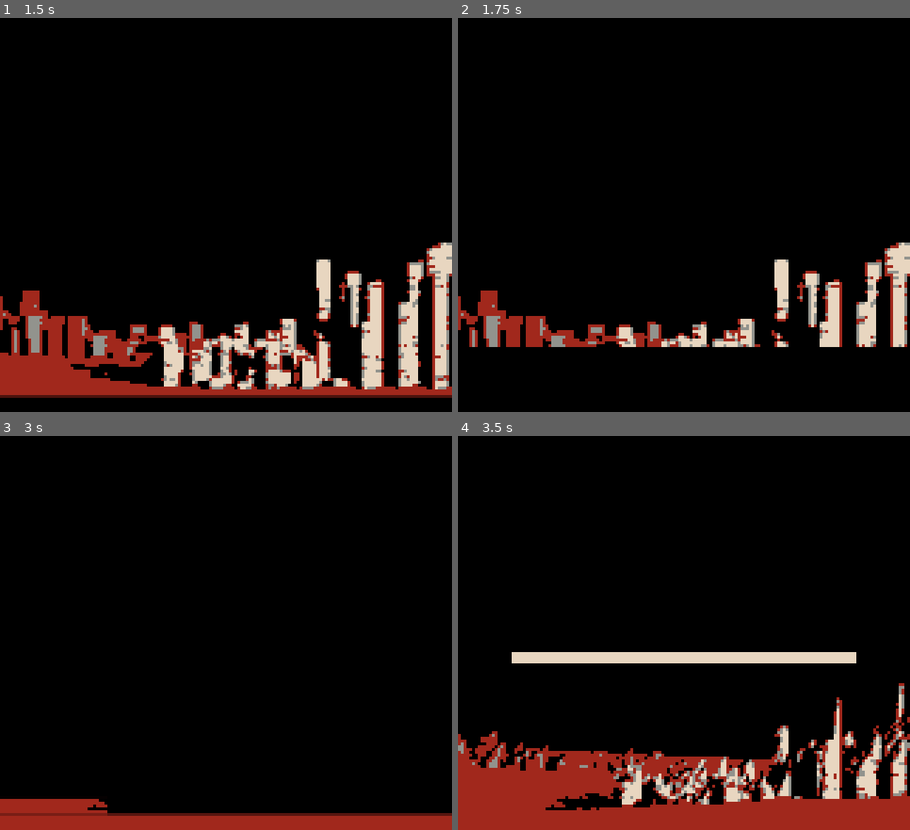
Above: before the commit, frames 1-4 (two rows, left to right).
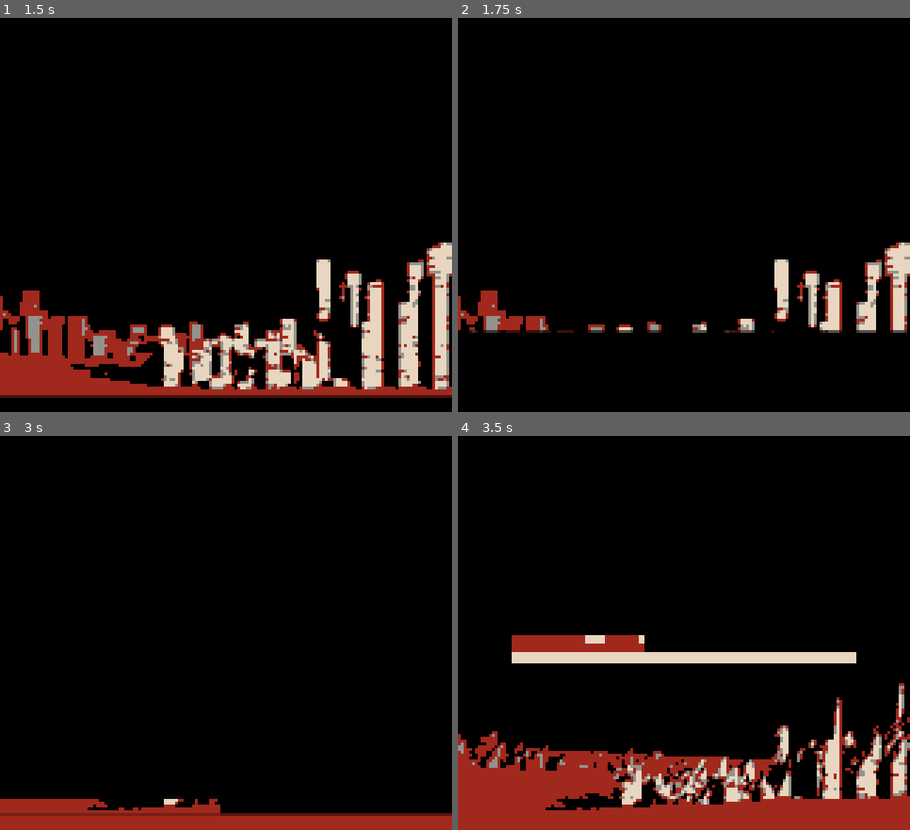
Above: after the commit, the same moments.

Repository: Arsen-PhylJoy/GBJam-11-BCPSW
Game: Godot game, scene res://game/the_game.tscn
The game is run twice, just before and just after one commit, with the same random seed, the same clock (stepped at 60 frames per second) and the same inputs.
Inputs:
- Up to frame 1 (1.5 s): tap Enter (start) at 0.5, 1.25 s; hold Right (dpad_right) 0.53-1.28 s; tap Z (a) at 0.6 s; tap X (b) at 0.8, 1.35 s; hold Left (dpad_left) from 1.28 s (still down)
- Up to frame 2 (1.75 s): keep holding Left (dpad_left); tap Enter (start) at 1.55 s
- Up to frame 3 (3 s): release Left (dpad_left) at 2.03 s; hold Enter (start) 2.03-2.78 s; hold Right (dpad_right) from 2.03 s (still down); tap Z (a) at 2.3, 2.85 s
- Up to frame 4 (3.5 s): keep holding Right (dpad_right); tap X (b) at 3.05 s

Frame 1 is identical in both runs. In frame 2, 2.7% of the frame differs, in the area x 2-100%, y 79-84%; in frame 3, 0.6%; in frame 4, 1.3%.

Commit message:
global fade function

Diff:
--- a/scripts/global.gd
+++ b/scripts/global.gd
@@ -2,6 +2,9 @@
 
 signal score_update
 signal level_score_update
+signal finished()
+
+var transition_pk: PackedScene = preload("res://scenes/postprocesses_layers/transitions/transition_scanline.tscn")
 
 var score: PlayerScoreControl
 var isDeafeated = false
@@ -35,6 +38,19 @@
 func reset_current_level_score() -> void:
 	self.score.set_score_by_level(self.score.current_level.level, false, 0)
 	self.score.set_current_level(null)
+
+##If true->fade in else fade out
+func fade(fade_flag: bool):
+	var transition_screen = transition_pk.instantiate()
+	add_child(transition_screen)
+
+	if(fade_flag):
+		await transition_screen.start_fade_in()
+	else:
+		await transition_screen.start_fade_out()
+
+	emit_signal("finished")
+	return finished
 
 enum Scene {
 	INTRO,
--- a/scripts/main.gd
+++ b/scripts/main.gd
@@ -50,10 +50,10 @@
 	var scene_instace = scene.packed_scene.instantiate()
 	scene_instace.name = scene.name
 	add_child(scene_instace)
-	await fade(false)
+	await Global.fade(false)
 
 func remove_scene(scene: SceneInfo)->void:
-	await fade(true)
+	await Global.fade(true)
 	get_node(scene.name).queue_free()
 
 func load_menu() ->void:
@@ -69,12 +69,3 @@
 	level_1_node.connect("exit_game", self.load_menu)
 	level_1_node.connect("defeat", self.load_menu)
 	level_1_node.connect("win", self.load_menu)
-
-##If true->fade in else fade out
-func fade(fade_flag: bool) -> void:
-	var transition_screen = transition_pk.instantiate()
-	add_child(transition_screen)
-	if(fade_flag):
-		await transition_screen.start_fade_in()
-	else:
-		await transition_screen.start_fade_out()
Not shown: 1 places in Menu_System/Scenes/main_menu.tscn that only renumber resources
Not shown: 1 places in Menu_System/Scenes/player.tscn that only renumber resources
